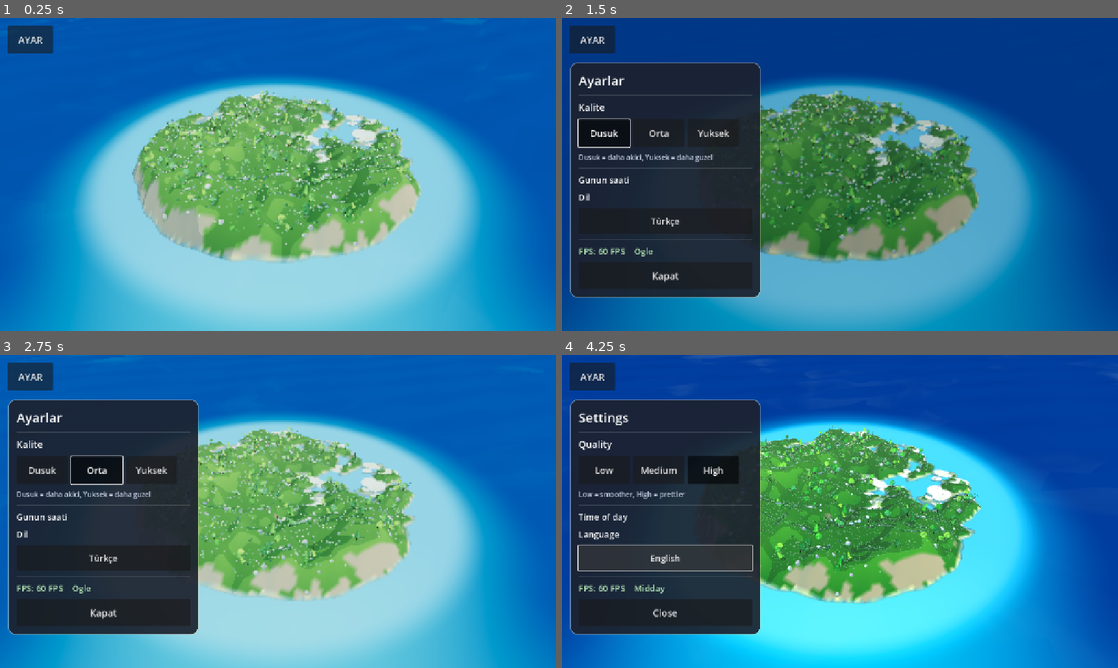
Above: before the commit, frames 1-4 (two rows, left to right).
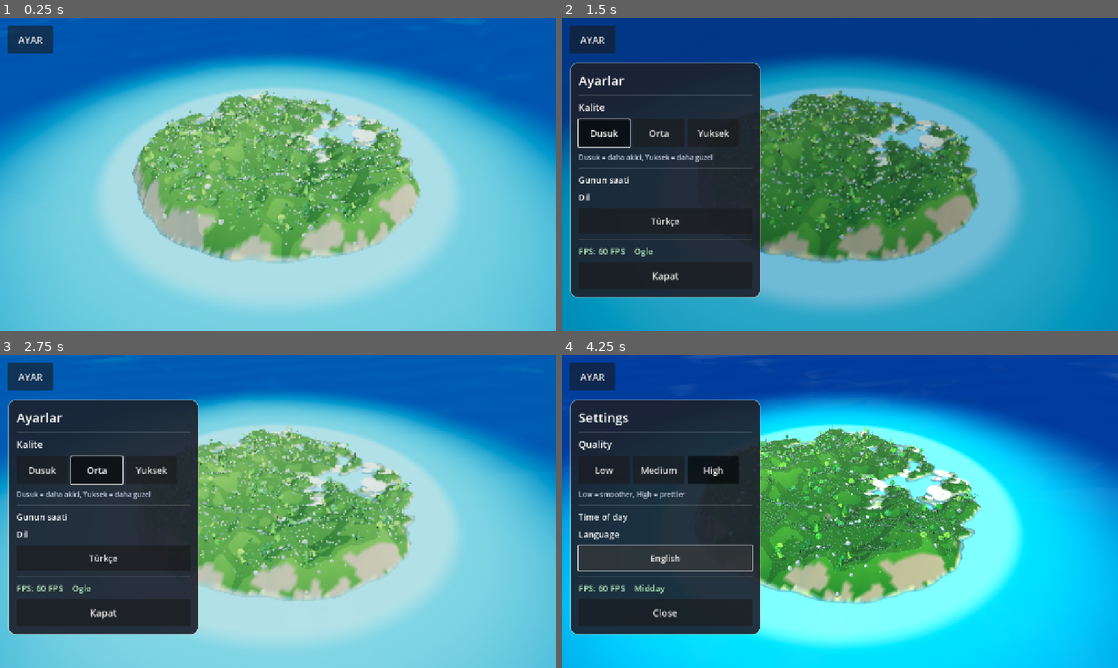
Above: after the commit, the same moments.

Repository: eraslan19j/game
Game: Godot game, scene res://scenes/world/world.tscn
The game is run twice, just before and just after one commit, with the same random seed, the same clock (stepped at 60 frames per second) and the same inputs.
Inputs:
- Up to frame 1 (0.25 s): no input
- Up to frame 2 (1.5 s): click "AYAR" at 0.5 s; click "Dusuk" at 1.25 s
- Up to frame 3 (2.75 s): click "Orta" at 2 s
- Up to frame 4 (4.25 s): click "Yuksek" at 2.75 s; click "Türkçe" at 3.5 s

The runs differ from the first frame. In frame 1, 42% of the frame differs, in the area x 0-100%, y 12-100%; in frame 2, 28%; in frame 3, 27%; in frame 4, 36%.

Commit message:
Deniz rengi kamera mesafesine degil ada merkezine baglandi (parlak halka giderildi)
Co-authored-by: arena-agent <297053741+arena-agent@users.noreply.github.com>

Diff:
--- a/shaders/water.gdshader
+++ b/shaders/water.gdshader
@@ -44,20 +44,15 @@
 }
 
 void fragment() {
-	// Kamera ile bu nokta arasindaki mesafe: ada uzerinde kisa, acik denizde uzun.
-	float dist = length(world_pos - CAMERA_POSITION_WORLD);
-	// Ada merkezine uzaklik: kiyiya yakin mi?
+	// Renk, kameraya olan mesafeye DEGIL ada merkezine olan uzakliga bagli:
+	// boylece kamera donerken deniz rengi degismez (eskiden asiri parlak
+	// halkalar olusuyordu).
 	float island_dist = length(world_pos.xz);
+	vec3 col = mix(shallow_color.rgb, deep_color.rgb, smoothstep(76.0, 165.0, island_dist));
 
-	float far_mix = smoothstep(depth_near, depth_far, dist);
-	vec3 col = mix(shallow_color.rgb, deep_color.rgb, far_mix);
-
-	// Ada cevresinde genis, yumusak kiyi gecisi.
-	float shore = 1.0 - smoothstep(68.0, 108.0, island_dist);
-	col = mix(col, shallow_color.rgb, shore * 0.65);
-	// Kiyi hattinda ince kopuk halkasi.
-	float foam = 1.0 - smoothstep(74.0, 86.0, island_dist);
-	col = mix(col, foam_color.rgb, foam * 0.40);
+	// Kiyi hattinda ince kopuk cizgisi.
+	float foam = 1.0 - smoothstep(72.0, 80.0, island_dist);
+	col = mix(col, foam_color.rgb, foam * 0.5);
 
 	ALBEDO = col;
 	ROUGHNESS = 0.55;
@@ -69,5 +64,5 @@
 	// kare tabani suyun ustune cizilip "kare" olarak gorunur. ALPHA yazmayinca
 	// su opak olur, derinligi yazar ve kare tamamen kaybolur.
 	//
-	// Kiyi hissi renkle veriliyor: shore + foam halkasi (yukarida).
+	// Kiyi hissi renkle veriliyor: foam halkasi (yukarida).
 }
